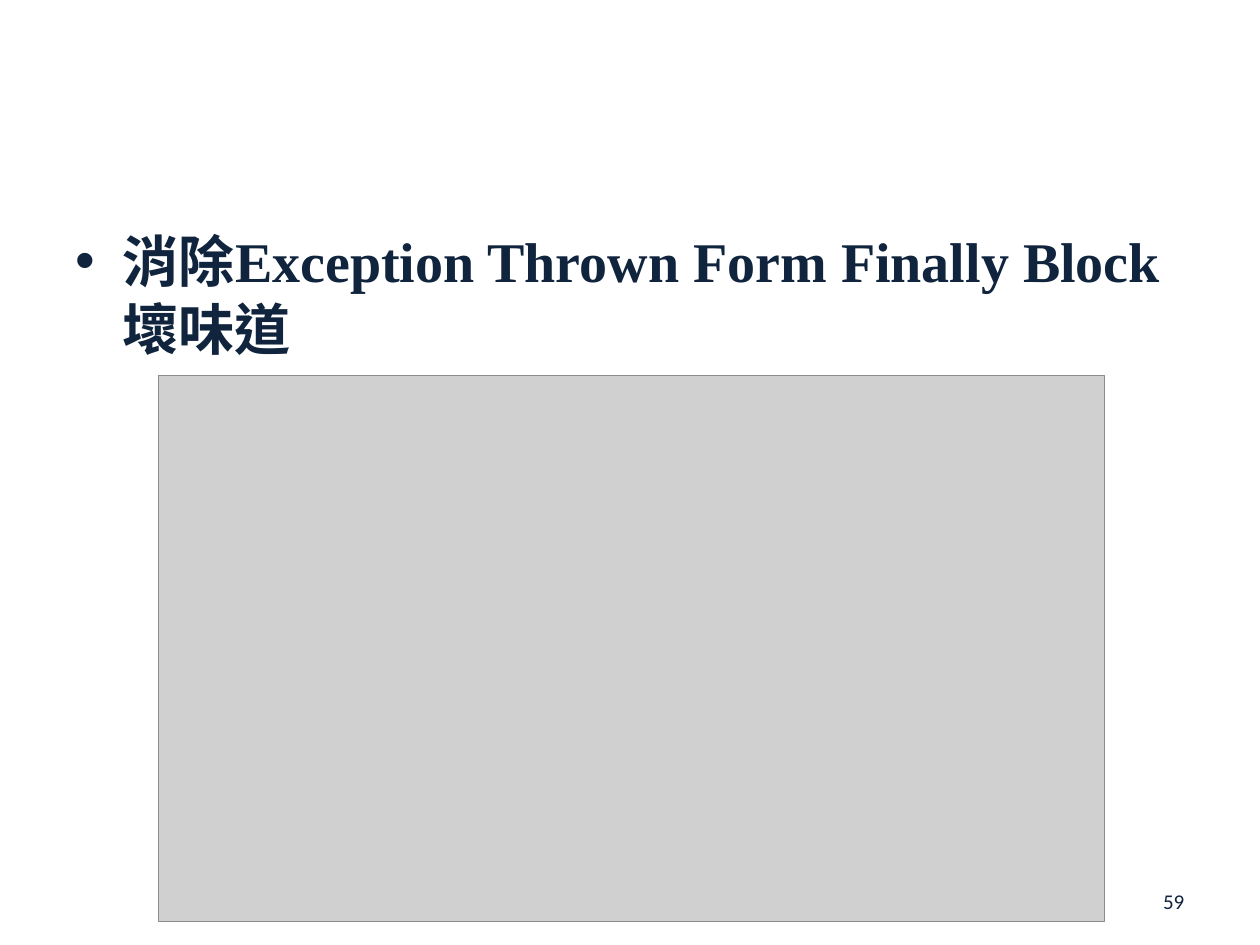
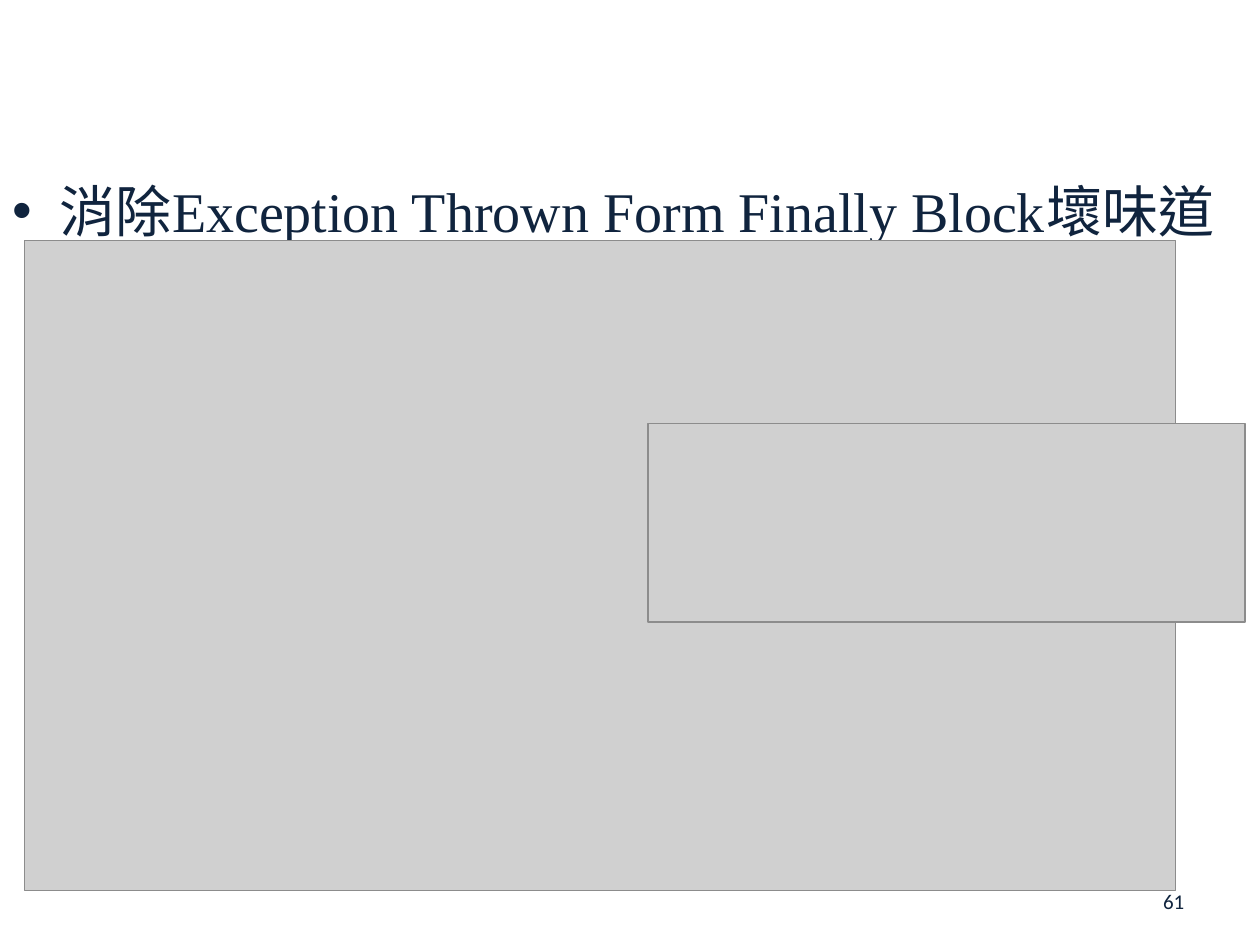
Before and after one commit to s7130457/thesis, a slide deck: slide 61 of 楊雅雯-口試投影片.pptx (slide 59 before the commit). Drawn at 1260x945 pixels with LibreOffice and Linux fonts; fonts in the diff are those of the drawing; grey boxes stand for pictures; background and template pictures are left out. Boxes give left, top, right and bottom in pixels: in the first picture for what was removed or moved away, otherwise in the second. Text is boxed around its words. In the diff, an @@ line names an element or a change of style, - is before the commit and + after.

```diff
--- a/楊雅雯-口試投影片.pptx
+++ b/楊雅雯-口試投影片.pptx
@@ text "消除Exception Thrown Form Finally Block壞味道": place and size @@
-text "消除Exception Thrown Form Finally Block壞味道" at bbox=[123, 234, 1009, 294]
+text "消除Exception Thrown Form Finally Block壞味道" at bbox=[60, 184, 1214, 246]
@@ text "消除Exception Thrown Form Finally Block壞味道" at bbox=[60, 184, 1214, 246]: bold off @@
@@ picture: place and size @@
-picture at bbox=[159, 375, 1105, 921]
+picture at bbox=[25, 241, 1176, 891]
@@ picture added at bbox=[648, 423, 1245, 621] @@
@@ page number at bbox=[1163, 894, 1184, 909]: text changed @@
-59
+61
```
Also in this commit, not shown: 22 other slides changed, 5 slides added, 3 other files.
